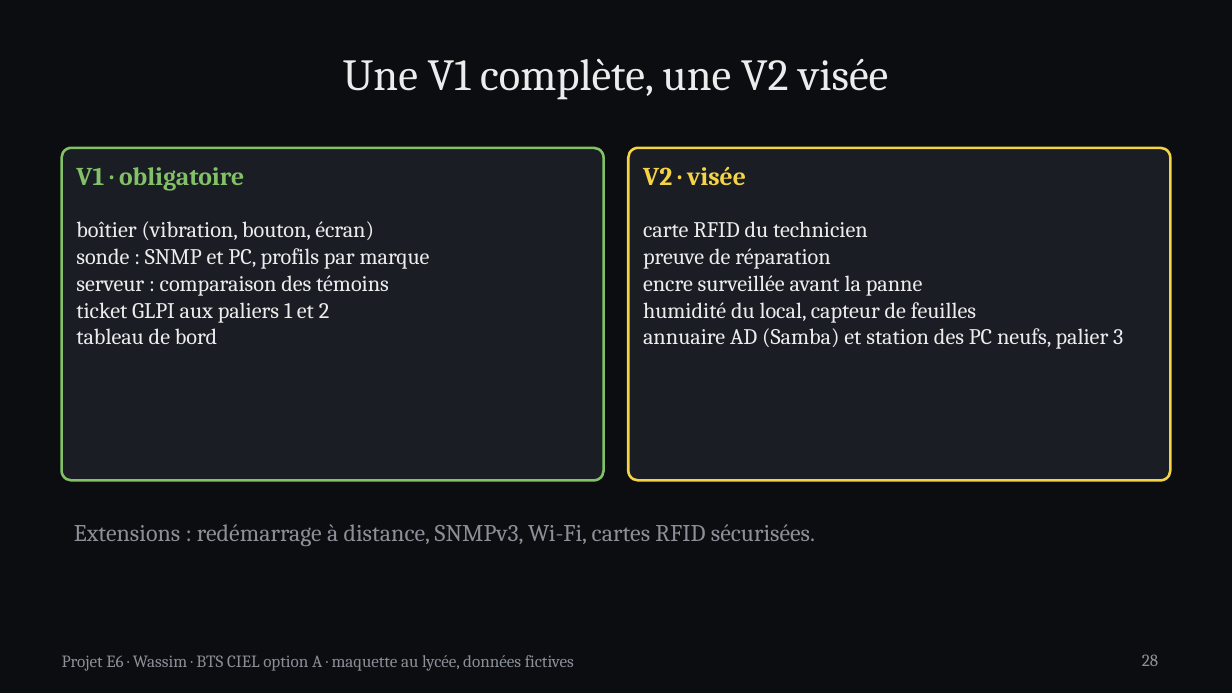
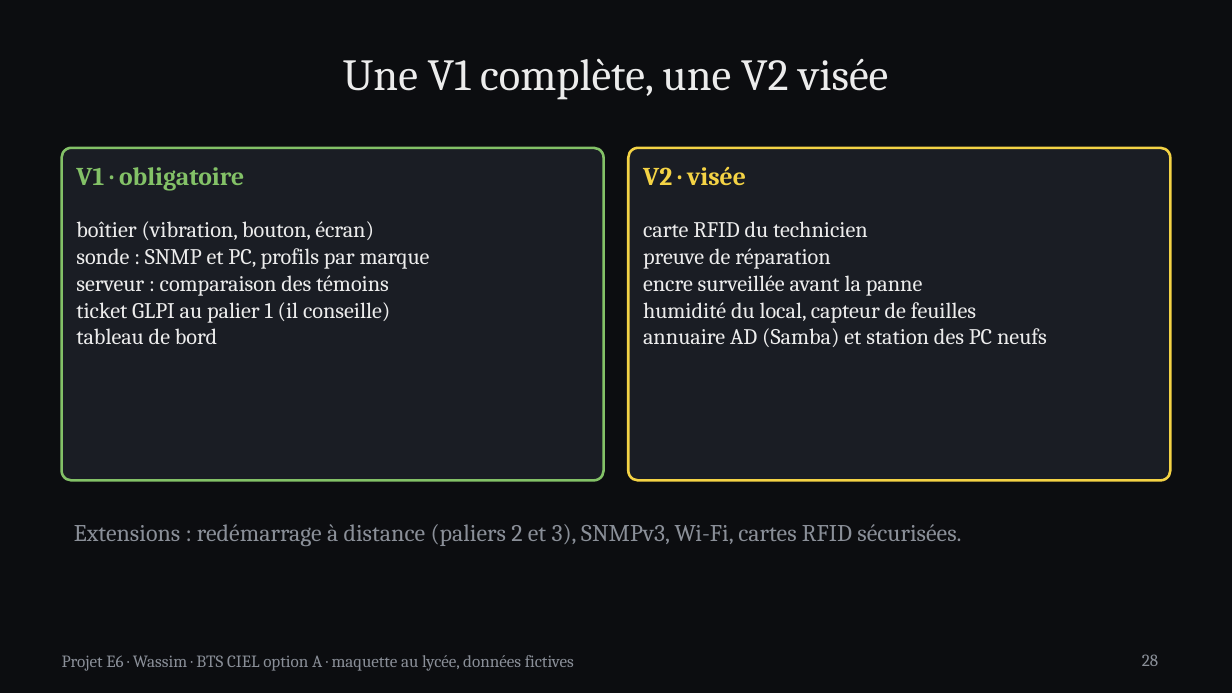
Before and after one commit to bachir151/projet-E6, a slide deck: slide 28 of Projet apprenti 1/livrables/powerpoint-3b1b/Projet_E6_Wassim_3b1b.pptx. Drawn at 1232x693 pixels with LibreOffice and Linux fonts; fonts in the diff are those of the drawing. Boxes give left, top, right and bottom in pixels: in the first picture for what was removed or moved away, otherwise in the second. Text is boxed around its words. In the diff, an @@ line names an element or a change of style, - is before the commit and + after.

```diff
--- a/Projet apprenti 1/livrables/powerpoint-3b1b/Projet_E6_Wassim_3b1b.pptx
+++ b/Projet apprenti 1/livrables/powerpoint-3b1b/Projet_E6_Wassim_3b1b.pptx
@@ text at bbox=[76, 302, 390, 323]: text changed @@
-ticket GLPI aux paliers 1 et 2
+ticket GLPI au palier 1 (il conseille)
@@ text at bbox=[643, 328, 1047, 347]: text changed @@
-annuaire AD (Samba) et station des PC neufs, palier 3
+annuaire AD (Samba) et station des PC neufs
@@ text at bbox=[74, 524, 961, 546]: text changed @@
-Extensions : redémarrage à distance, SNMPv3, Wi-Fi, cartes RFID sécurisées.
+Extensions : redémarrage à distance (paliers 2 et 3), SNMPv3, Wi-Fi, cartes RFID sécurisées.
```
Also in this commit, not shown: 2 other slides changed, 4 other files.
